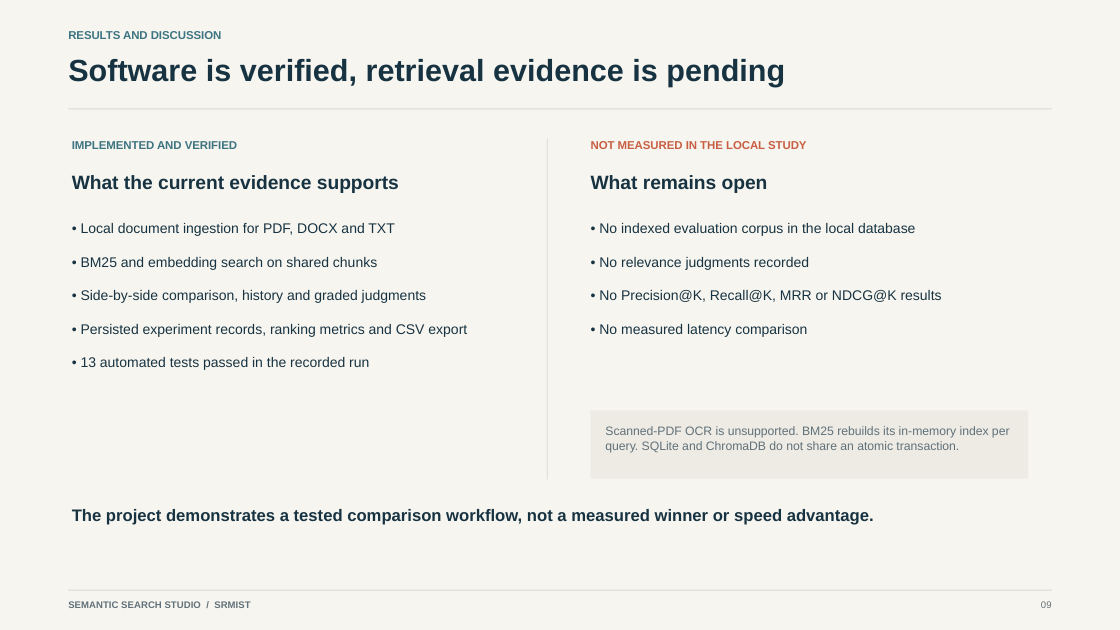
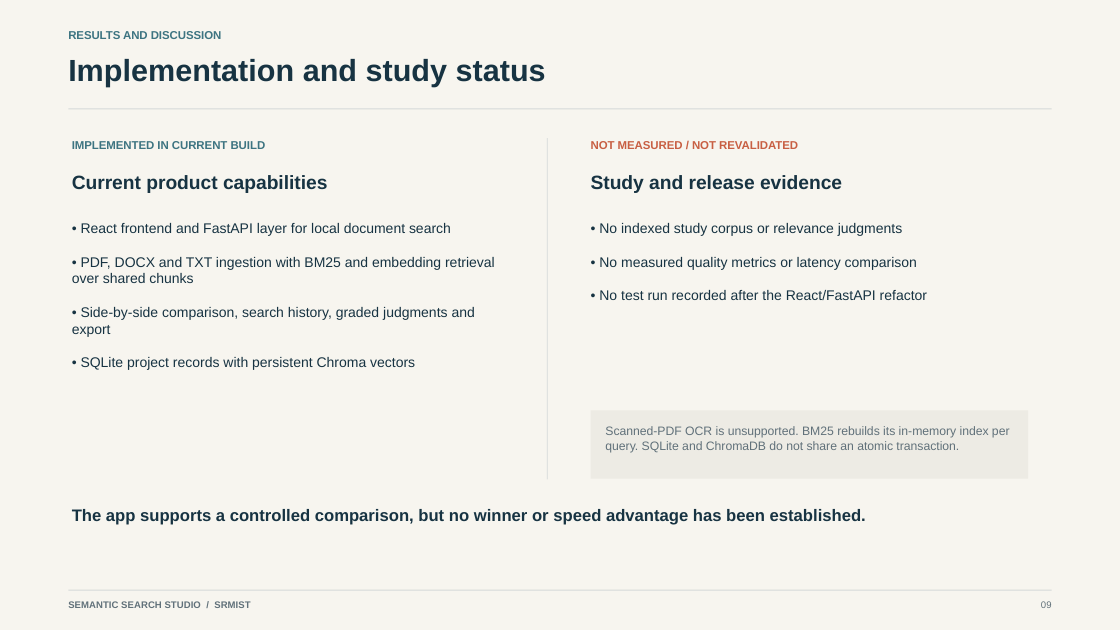
Before and after one commit to CzPhantom10/semantic-search-case-study, a slide deck: slide 9 of report/Semantic_Search_Studio_Technical_Presentation.pptx. Drawn at 1120x630 pixels with LibreOffice and Linux fonts; fonts in the diff are those of the drawing. Boxes give left, top, right and bottom in pixels: in the first picture for what was removed or moved away, otherwise in the second. Text is boxed around its words. In the diff, an @@ line names an element or a change of style, - is before the commit and + after.

```diff
--- a/report/Semantic_Search_Studio_Technical_Presentation.pptx
+++ b/report/Semantic_Search_Studio_Technical_Presentation.pptx
@@ text at <box>68,59,546,87</box>: text changed @@
-Software is verified, retrieval evidence is pending
+Implementation and study status
@@ text at <box>72,141,266,149</box>: text changed @@
-IMPLEMENTED AND VERIFIED
+IMPLEMENTED IN CURRENT BUILD
@@ text at <box>591,141,798,149</box>: text changed @@
-NOT MEASURED IN THE LOCAL STUDY
+NOT MEASURED / NOT REVALIDATED
@@ text at <box>72,175,327,193</box>: text changed @@
-What the current evidence supports
+Current product capabilities
@@ text at <box>591,175,842,193</box>: text changed @@
-What remains open
+Study and release evidence
@@ text at <box>72,223,495,370</box>: text changed @@
-• Local document ingestion for PDF, DOCX and TXT
-• BM25 and embedding search on shared chunks
-• Side-by-side comparison, history and graded judgments
-• Persisted experiment records, ranking metrics and CSV export
-• 13 automated tests passed in the recorded run
+• React frontend and FastAPI layer for local document search
+• PDF, DOCX and TXT ingestion with BM25 and embedding retrieval over shared chunks
+• Side-by-side comparison, search history, graded judgments and export
+• SQLite project records with persistent Chroma vectors
@@ text at <box>599,223,927,300</box>: text changed @@
-• No indexed evaluation corpus in the local database
-• No relevance judgments recorded
-• No Precision@K, Recall@K, MRR or NDCG@K results
-• No measured latency comparison
+• No indexed study corpus or relevance judgments
+• No measured quality metrics or latency comparison
+• No test run recorded after the React/FastAPI refactor
@@ text at <box>72,509,866,525</box>: text changed @@
-The project demonstrates a tested comparison workflow, not a measured winner or speed advantage.
+The app supports a controlled comparison, but no winner or speed advantage has been established.
```
Also in this commit, not shown: 3 other slides changed.
